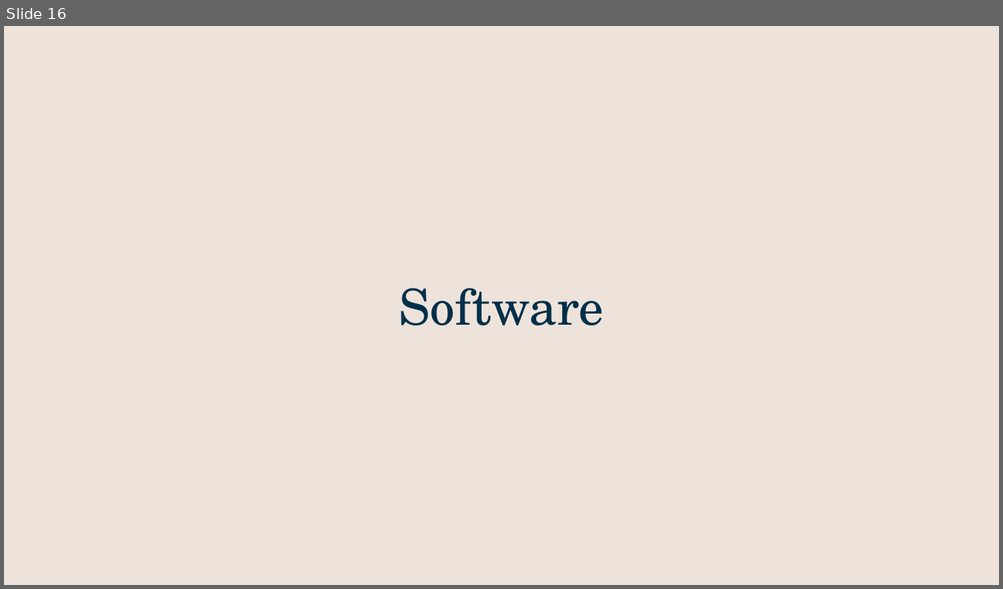
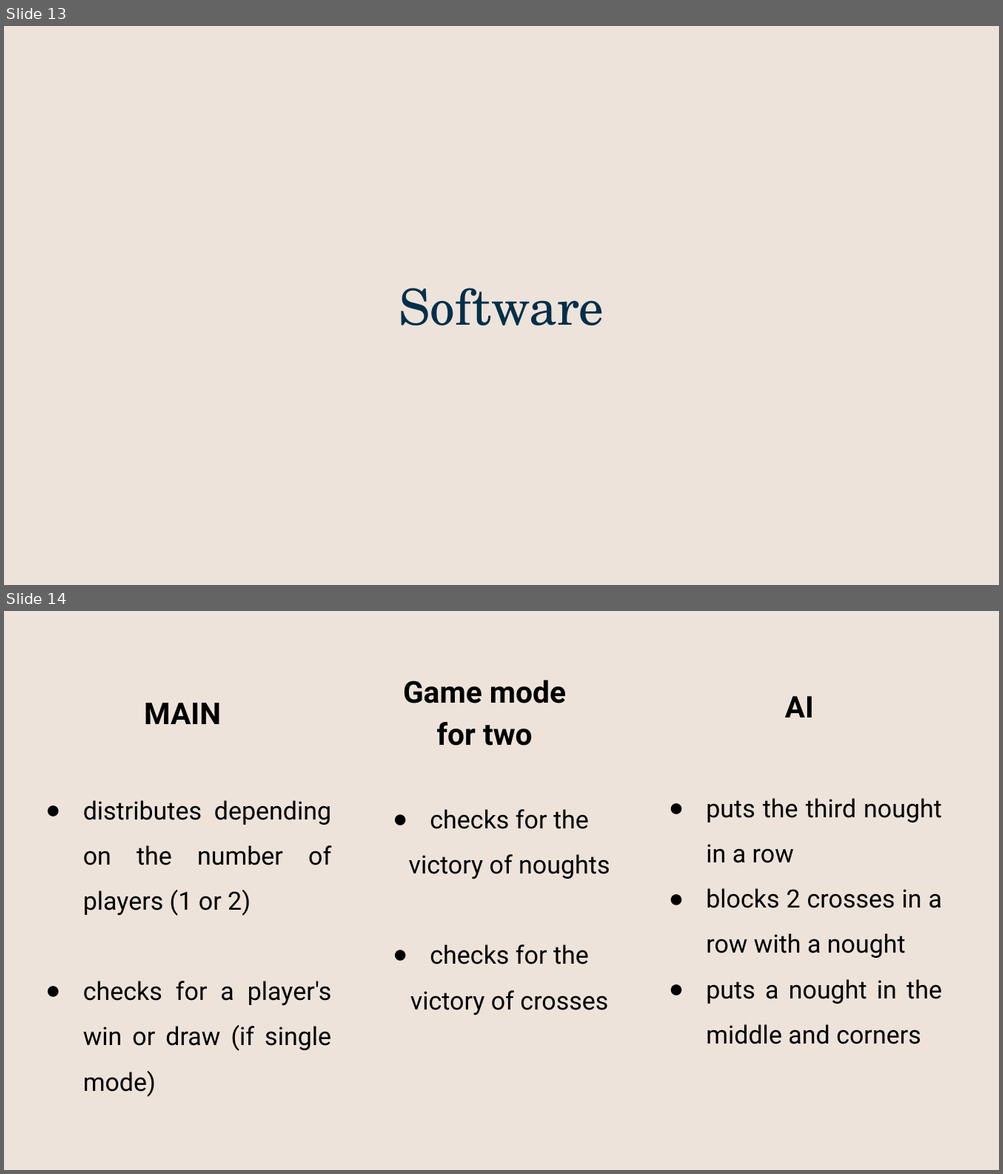
Before and after one commit to Foxtezy/Tic-Tac-Toe-Game, a slide deck: Presentation_ Crosses and Noughts.pptx. Shown one above the other, each under a label of ours: slide 16 before the commit, slides 13 and 14 after it. The pictures are 1003x589 and 1003x1174 pixels, drawn with LibreOffice and Linux fonts; fonts in the diff are those of the drawing. Boxes give left, top, right and bottom in pixels: in the first picture for what was removed or moved away, otherwise in the second. Text is boxed around its words. In the diff, an @@ line names an element or a change of style, - is before the commit and + after.

```diff
--- a/Presentation_ Crosses and Noughts.pptx
+++ b/Presentation_ Crosses and Noughts.pptx
@@ slide 14 added at (4,611,999,1170), background #EDE3DA @@
@@ title added at (403,680,609,1016), 18.2 pt, text #000000 @@
+Game mode
+for two
+● checks for the victory of noughts
+● checks for the victory of crosses
@@ title added at (83,800,331,1097), 18.2 pt, text #000000 @@
+MAIN
+● distributes depending on the number of players (1 or 2)
+● checks for a player's win or draw (if single mode)
@@ title added at (706,798,942,1045), 18.2 pt, text #000000 @@
+AI
+● puts the third nought in a row
+● blocks 2 crosses in a row with a nought
+● puts a nought in the middle and corners
@@ what was slide 16 is now slide 13 @@
```
Also in this commit, not shown: 8 slides changed, 1 other slide added, 4 slides removed.
